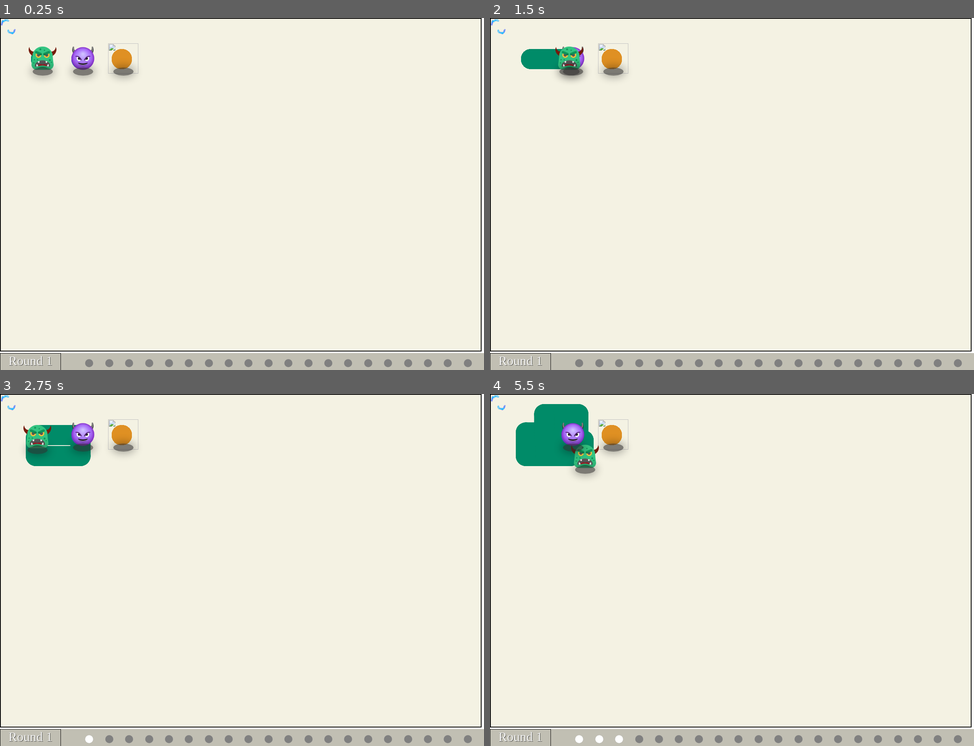
Above: before the commit, frames 1-4 (two rows, left to right).
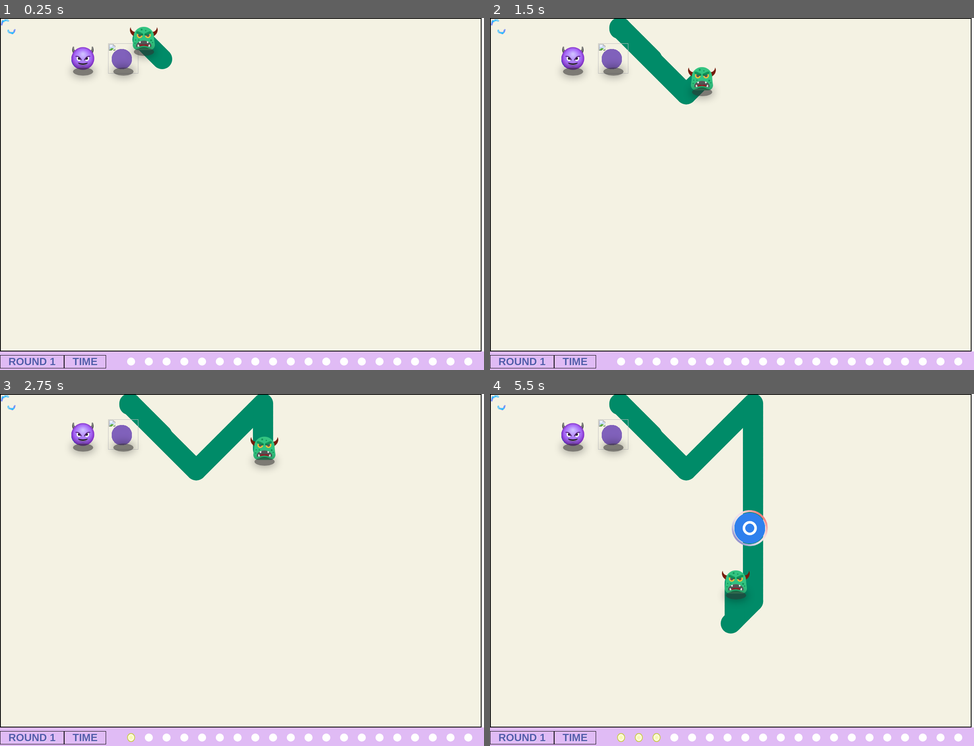
Above: after the commit, the same moments.

Repository: sayehxp/GamePainter2024
Game: browser game, page index.html
The game is run twice, just before and just after one commit, with the same random seed, the same clock (stepped at 60 frames per second) and the same inputs.
Inputs:
- Up to frame 1 (0.25 s): no input
- Up to frame 2 (1.5 s): hold Right from 1.03 s (still down)
- Up to frame 3 (2.75 s): release Right at 1.53 s; hold Down 1.58-1.85 s; hold Left 1.9-2.47 s; hold Up from 2.52 s (still down)
- Up to frame 4 (5.5 s): release Up at 2.82 s; hold Right 2.87-3.53 s; hold Up 3.58-3.82 s; hold Left 3.87-4.3 s; hold Down 4.35-4.68 s; hold Right 4.73-5.23 s; hold Down from 5.28 s (still down)

The runs differ from the first frame. In frame 1, 6.5% of the frame differs, in the area x 0-100%, y 2-100%; in frame 2, 8.0%; in frame 3, 9.9%; in frame 4, 14%, in the area x 0-100%, y 0-100%.

Commit message:
Add files via upload
last update , bot player

Diff:
--- /dev/null
+++ b/BotPlayer.js
@@ -0,0 +1,166 @@
+import { Player } from "./Player.js";
+export class BotPlayer extends Player {
+    constructor(gameBoard, x, y, name, color) {
+        super(gameBoard, x, y, name, color);
+        this.randomDirections = ["left", "up", "right", "down", "upleft", "upright", "downright" , "downleft"];
+        this.randomTime = [25, 50, 75, 100, 125, 150];
+        this.botDuration = 0;
+        this.botDirection = "";
+        this.oppositeDirection = {
+            left: 'right',
+            right: 'left',
+            up: 'down',
+            down: 'up',
+            upleft: 'downright',
+            upright: 'downleft',
+            downright: 'upleft'
+        }
+    }
+
+    update() {
+
+        this.boundaries();
+        this.recognizeGift();
+
+
+        if (this.gameBoard.gift.points.x) {
+            this.giftAutoPilot()
+        } else {
+
+
+            var maxLeft = this.x == this.radius;
+            var maxDown = this.y == this.gameBoard.height - this.radius;
+            var maxUp = this.y == this.radius;
+            var maxRight = this.x == this.gameBoard.width - this.radius;
+
+
+
+            if (this.botDuration != 0) {
+
+                if (maxLeft && this.botDirection.includes('left')) {
+                    this.botDuration = 1
+                    console.log('max', this.botDirection, this.botDuration)
+                }
+                if (maxDown && this.botDirection.includes('down')) {
+                    this.botDuration = 1
+                    console.log('max', this.botDirection, this.botDuration)
+                }
+
+                if (maxUp && this.botDirection.includes('up')) {
+                    this.botDuration = 1
+                    console.log('max', this.botDirection, this.botDuration)
+                }
+
+                if (maxRight && this.botDirection.includes('right')) {
+                    this.botDuration = 1
+                    console.log('max', this.botDirection, this.botDuration)
+                }
+
+            }
+
+
+            if (this.botDuration > 0) {
+                switch (this.botDirection) {
+                    case "right":
+                        this.x += this.speed
+                        break;
+                    case "left":
+                        this.x -= this.speed;
+                        break;
+                    case "up":
+                        this.y -= this.speed;
+                        break;
+                    case "down":
+                        this.y += this.speed;
+                        break;
+
+                    case "upleft":
+                        this.y -= this.speed;
+                        this.x -= this.speed
+                        break;
+                    case "upright":
+                        this.y -= this.speed;
+                        this.x += this.speed
+                        break;
+                    case "downright":
+                        this.y += this.speed;
+                        this.x += this.speed
+                        break;
+                    case "downleft":
+                        this.y += this.speed;
+                        this.x -= this.speed
+                        break;
+                    default:
+                        break;
+                }
+
+                this.botDuration -= 1;
+
+            } else {
+                this.POSTBotmOVE();
+            }
+
+        }
+
+
+
+
+    }
+
+    giftAutoPilot() {
+        if (this.x >= this.gameBoard.gift.points.x && this.x <= this.gameBoard.gift.points.x + this.gameBoard.gift.size) {
+            if (this.y < this.gameBoard.gift.points.y) {
+                this.y += this.speed;
+            } else {
+                this.y -= this.speed;
+            }
+        }
+        else if (this.y >= this.gameBoard.gift.points.y && this.y <= this.gameBoard.gift.points.y + this.gameBoard.gift.size) {
+            if (this.x < this.gameBoard.gift.points.x) {
+                this.x += this.speed;
+            } else {
+                this.x -= this.speed;
+            }
+        }
+        else {
+            if (this.y < this.gameBoard.gift.points.y) {
+                this.y += this.speed;
+            } else {
+                this.y -= this.speed;
+            }
+
+            if (this.x < this.gameBoard.gift.points.x) {
+                this.x += this.speed;
+            } else {
+                this.x -= this.speed;
+            }
+        }
+
+
+
+    }
+
+    POSTBotmOVE() {
+        this.botDirection = this.randomDirection(this.botDirection)
+        this.botDuration = this.randomDuration()
+
+    }
+
+    randomDirection(prevDirection) {
+        console.log('prev direction', prevDirection)
+        var direction = this.randomDirections[Math.floor(Math.random() * this.randomDirections.length)];
+        if (prevDirection.includes(direction) || prevDirection == this.oppositeDirection[direction]) {
+            return this.randomDirection(prevDirection)
+        } else {
+            console.log('new direction == ', direction)
+            return direction;
+        }
+    }
+    randomDuration() {
+        var duration = this.randomTime[Math.floor(Math.random() * this.randomTime.length)];
+        return duration;
+    }
+
+
+
+}
--- a/Main.js
+++ b/Main.js
@@ -4,6 +4,7 @@
 import { Background } from './Background.js';
 import { Gift } from './Gift.js';
 import { TimeLine } from './Timeline.js';
+import { BotPlayer } from './BotPlayer.js';
 
 
 
@@ -14,14 +15,15 @@
         this.height = height;
         this.context = context;
         this.players = {
-            player1: new Player(this, 100, 100, 'green', "#008b68", false),
-            player2: new Player(this, 200, 100, 'blue', '#4062ca', false),
-            player3: new Player(this, 300, 100, 'yellow', '#df9023', false)
+            // player1: new Player(this, 100, 100, 'green', "#008b68"),
+            player2: new Player(this, 200, 100, 'blue', '#4062ca'),
+            player3: new Player(this, 300, 100, 'yellow', '#8061bb')
         }
         this.keyboard = new Keyboard();
         this.background = new Background(this, 'offwhite');
-        this.gift = new Gift(this, 3, 4 * 100);
-        this.timeline = new TimeLine()
+        this.gift = new Gift(this, 20, 3 * 100);
+        this.timeline = new TimeLine();
+        this.botPlayer = new BotPlayer(this, 400, 100, 'green', '#008b68');
 
     }
 
@@ -30,8 +32,9 @@
         this.timeline.update();
         for (const player in this.players) {
             this.players[player].update(PlayerControls(player));
+            this.players[player].recognizeGift();
         }
-
+        this.botPlayer.update()
     }
 
 
@@ -41,6 +44,7 @@
         for (const player in this.players) {
             this.players[player].draw();
         }
+        this.botPlayer.draw();
 
     }
 
--- a/Player.js
+++ b/Player.js
@@ -1,10 +1,7 @@
-import { TimeLine } from "./Timeline.js";
-import { bot1 } from './BotMoves.js';
-
 
 export class Player {
 
-    constructor(gameBoard, x, y, name, color, isBot = false) {
+    constructor(gameBoard, x, y, name, color) {
         this.gameBoard = gameBoard;
         this.name = name;
         this.context = this.gameBoard.context
@@ -18,50 +15,12 @@
         this.playerShadow = document.getElementById(`${name}_shadow`);
         this.playerGift = undefined;
         this.color = color;
-        this.isBot = isBot;
-        this.eventLog = {};
-        this.timeline = new TimeLine();
-
     }
 
 
-
     update(keys) {
-        if (this.timeline.time < 2000) {
-            this.timeline.update()
-        }
-        if (!this.isBot) {
-            this.HumanDrive(keys)
-        } else {
-            this.BotDrive()
-        }
 
 
-        this.recognizeGift()
-
-        //max right →
-        if (this.x + this.radius > this.gameBoard.width) {
-            this.x = this.gameBoard.width - this.radius;
-        }
-        //max left ←
-        if (this.x < this.radius) {
-            this.x = this.radius;
-        }
-        //max down ↓
-        if ((this.y + this.radius) > this.gameBoard.height) {
-            this.y = this.gameBoard.height - this.radius;
-        }
-        //max up ↑
-        if (this.y < this.radius) {
-            this.y = this.radius;
-        }
-
-
-
-
-    }
-    HumanDrive(keys) {
-        this.eventLog[this.timeline.time] = this.gameBoard.keyboard.keys
         if (this.gameBoard.keyboard.keys.includes(keys.right)) {
             this.x += this.speed;
         }
@@ -76,41 +35,14 @@
         }
 
 
-        if (this.timeline.time >= 2000) {
-            console.log(this.eventLog);
 
-        }
+        this.boundaries();
+        this.recognizeGift();
+
     }
 
-    BotDrive() {
-
-        //    var keys =  this.gameBoard.keyboard.keys = (bot1[this.timeline.time])
-        //  console.log(keys)
-        //     if (this.gameBoard.keyboard.keys.includes(keys.right)) {
-        //         this.x += this.speed;
-        //     }
-        //     if (this.gameBoard.keyboard.keys.includes(keys.left)) {
-        //         this.x -= this.speed
-        //     }
-        //     if (this.gameBoard.keyboard.keys.includes(keys.up)) {
-        //         this.y -= this.speed
-        //     }
-        //     if (this.gameBoard.keyboard.keys.includes(keys.down)) {
-        //         this.y += this.speed
-        //     }
 
 
-        // this.x += this.speed;
-
-        // if (Math.floor(Math.random() * 2)) {
-
-        // }
-
-        // //max right
-        // if (this.x + this.radius > this.gameBoard.width) {
-        //     this.x = this.gameBoard.width - this.radius;
-        // }
-    }
 
 
 
@@ -124,20 +56,11 @@
 
             switch (this.gameBoard.gift.selectedGift) {
                 case 'speed':
-                    this.speed += 2.5;
+                    this.speed = 5;
                     this.playerGift = 'speed'
                     this.gameBoard.gift.clear()
                     break;
                 case 'slow':
-                    //   this.gameBoard.player1.speed -= 2
-                    //   this.gameBoard.player2.speed -= 2
-                    //   this.speed += 2;
-
-                    //   setTimeout(() => {
-                    //     this.gameBoard.player1.speed += 2
-                    //     this.gameBoard.player2.speed += 2
-                    //     this.speed -= 2;
-                    //   }, 5500);
                     break;
                 case 'spot':
                     this.playerGift = 'spot';
@@ -170,6 +93,25 @@
         }
     }
 
+    boundaries() {
+        //max right →
+        if (this.x + this.radius > this.gameBoard.width) {
+            this.x = this.gameBoard.width - this.radius;
+        }
+        //max left ←
+        if (this.x < this.radius) {
+            this.x = this.radius;
+        }
+        //max down ↓
+        if ((this.y + this.radius) > this.gameBoard.height) {
+            this.y = this.gameBoard.height - this.radius;
+        }
+        //max up ↑
+        if (this.y < this.radius) {
+            this.y = this.radius;
+        }
+
+    }
     draw() {
 
         this.context.fillStyle = this.color;
@@ -205,46 +147,3 @@
     ctx.fill();
 
 }
-// function drawHeart(ctx, x, y, width, height, color) {
-
-
-
-
-//     ctx.save();
-//     ctx.beginPath();
-//     var topCurveHeight = height * 0.3;
-//     ctx.moveTo(x, y + topCurveHeight);
-//     // top left curve
-//     ctx.bezierCurveTo(
-//         x, y,
-//         x - width / 2, y,
-//         x - width / 2, y + topCurveHeight
-//     );
-
-//     // bottom left curve
-//     ctx.bezierCurveTo(
-//         x - width / 2, y + (height + topCurveHeight) / 2,
-//         x, y + (height + topCurveHeight) / 2,
-//         x, y + height
-//     );
-
-//     // bottom right curve
-//     ctx.bezierCurveTo(
-//         x, y + (height + topCurveHeight) / 2,
-//         x + width / 2, y + (height + topCurveHeight) / 2,
-//         x + width / 2, y + topCurveHeight
-//     );
-
-//     // top right curve
-//     ctx.bezierCurveTo(
-//         x + width / 2, y,
-//         x, y,
-//         x, y + topCurveHeight
-//     );
-
-//     ctx.closePath();
-//     ctx.fillStyle = color;
-//     ctx.fill();
-//     ctx.restore();
-
-// }
--- a/index.html
+++ b/index.html
@@ -33,6 +33,7 @@
 
 <div class="timeline">
     <span>Round 1</span>
+    <span>Time</span>
     <ul class="units" id="timeline_units">
     </ul>
 </div>
--- /dev/null
+++ b/script.spec.js
@@ -0,0 +1,35 @@
+//@ts-check
+var randomDirection = ["left", "up", "right", "down"];
+var oppositeDirection = {
+    left: 'right',
+    right: 'left',
+    up: 'down',
+    down: 'up'
+}
+
+function getOpposite(direction) {
+    return oppositeDirection[direction]
+
+}
+function GETrandomDirection(prevDirection, prevDirection2 = null) {
+
+
+    var direction = randomDirection[Math.floor(Math.random() * randomDirection.length)];
+
+    if (
+        prevDirection == direction ||
+        prevDirection == getOpposite(direction) ||
+        prevDirection2 == direction
+    ) {
+        return GETrandomDirection(prevDirection, prevDirection2)
+    } else {
+
+
+        console.log('new direction == ', direction)
+        return direction;
+    }
+
+
+}
+
+console.log(GETrandomDirection('right'))
--- a/style.css
+++ b/style.css
@@ -1,17 +1,15 @@
-#canvas1 {
-    border: 2px solid black;
-    overflow: hidden;
-
-}
-
 * {
     margin: 0;
 
 }
 
-body {
-    overflow: hidden;
-}
+
+
+audio {
+    visibility: hidden;
+    transform: translate(-500px);
+}
+
 
 .heartbeat {
     -webkit-animation: heartbeat 1.5s ease-in-out infinite both;
@@ -107,15 +105,9 @@
 
 
 }
-/* HTML: <div class="loader"></div> */
-
-/* HTML: <div class="loader"></div> */
-/* HTML: <div class="loader"></div> */
-
-/* HTML: <div class="loader"></div> */
-
-
-.playerShadow{
+
+
+.playerShadow {
     position: absolute;
     z-index: 1;
 
@@ -135,13 +127,6 @@
     height: 40px;
 }
 
-
-/* ----------------------------------------------
- * Generated by Animista on 2024-3-30 9:54:37
- * Licensed under FreeBSD License.
- * See http://animista.net/license for more info.
- * w: http://animista.net, t: @cssanimista
- * ---------------------------------------------- */
 .bounce-in-fwd {
     -webkit-animation: bounce-in-fwd 1.1s both;
     animation: bounce-in-fwd 1.1s both
@@ -269,72 +254,78 @@
 
 
 
+body {
+    overflow: hidden;
+    display: grid;
+}
+
+#canvas1 {
+    border: 2px solid black;
+    overflow: hidden;
+}
 
 
 .timeline {
-    background-color: #c1bfb3;
     height: 50px;
+    background:#e0bbf5;
     display: flex;
-    padding-right: 30px;
+    align-items: center;
 
     span {
-        color: whitesmoke;
-        font-size: xx-large;
-        text-shadow: 1px 1px rgba(0, 0, 0, 0.651);
+        color: #535cab;
+        text-transform: uppercase;
+        text-shadow: 1px 1px rgba(255, 255, 255, 0.499);
+        font-size: 26px;
+        font-family: sans-serif;
+        font-weight: 800;
         padding-inline: 20px;
-        text-wrap: nowrap;
         border: 1px solid black;
-        margin-inline-end: 20px;
-    }
+
+    }
+
+    /* span:nth-child(1){} */
+    /* span:nth-child(2) {} */
 
     ul {
-
-        display: flex;
+        display: inline-flex;
+        flex-wrap: nowrap;
         list-style: none;
-        align-items: center;
-        width: 100%;
-        justify-content: space-between;
-
     }
 
     li {
         width: 20px;
         height: 20px;
-        background-color: grey;
+        background: rgb(255, 255, 255);
+        display: inline-flex;
+        justify-content: center;
+        align-items: center;
         border-radius: 50%;
-
+        margin-inline: 12px;
     }
 
 
     li.active::after {
         content: "";
-        display: block;
-        background-color: white;
-        height: inherit;
+        width: 20px;
+        height: 18px;
+        border: 2px solid rgb(200, 202, 75);
+        background: rgb(248,248,168);
+        background: radial-gradient(circle, rgba(248,248,168,1) 5%, rgba(255,255,255,1) 95%);
         border-radius: 50%;
     }
 
 
     li.activeGift::after {
         content: "";
-        display: block;
-        background-color: rgb(180, 52, 52);
-        height: inherit;
+        width: 20px;
+        height: 18px;
+        border: 2px solid rgb(44, 111, 189);
+
+        background: rgb(123,177,255);
+        background: radial-gradient(circle, rgba(123,177,255,1) 5%, rgba(57,96,153,1) 95%);
         border-radius: 50%;
     }
-}
-
-
-
-
-
-.darkness {
-    filter: brightness(0.2);
-}
-body{
-    overflow: hidden;
-}
-audio{
-    visibility: hidden;
-    transform: translate(-500px);
-}
+
+
+
+}
--- /dev/null
+++ b/styleTimeLine.css
@@ -0,0 +1,19 @@
+.timeline {
+    width: 95%;
+    height: 40px;
+    background: #177ce1;
+    border-radius:18px;
+    margin-left: 10px;
+}
+
+
+
+
+.fill{
+        margin-left: 2px;
+        width: 10%;
+        border-radius:inherit;
+        height: 40px;
+        background: rgb(255,255,255);
+        background: linear-gradient(180deg, rgba(255,255,255,1) 5%, rgba(152,87,14,1) 62%);
+    }
